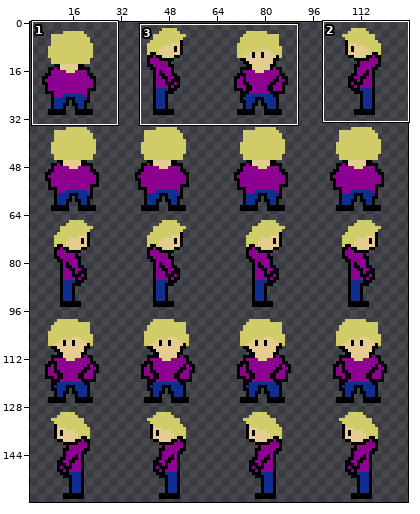
Sprite sheet, stored at res/images/Boy.png. The first picture is a wide view before the edit; the outline marks the close-up.
Close-up. Earlier state:
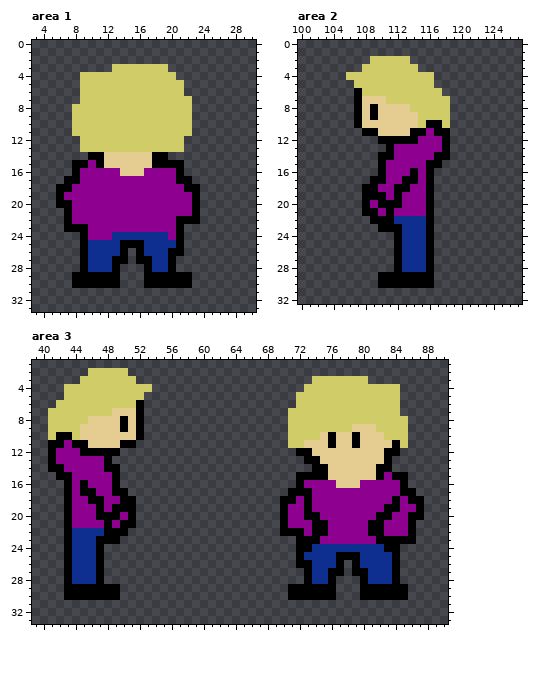
The file is 128x160 pixels. Shown: area 1: x 3..30, y 0..33; area 2: x 100..127, y 0..32; area 3: x 39..90, y 1..33. The wide view leaves out empty margins.
New version:
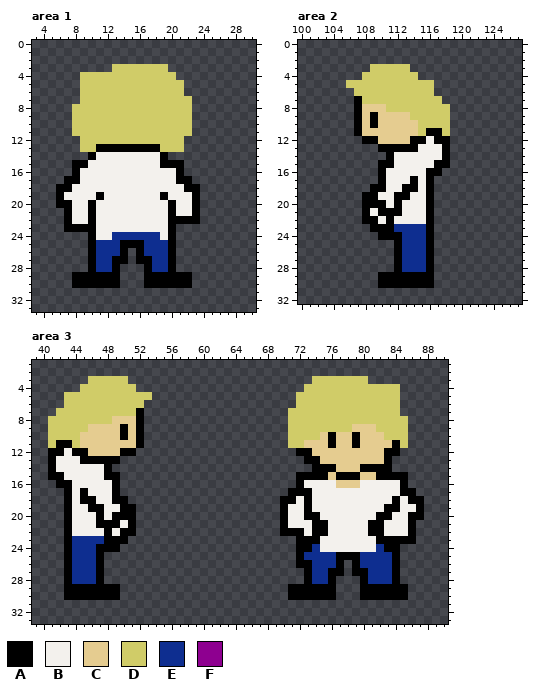
Palette (. is transparent): A #000000  B #f3f1ed  C #e5cc90  D #d0cc68  E #0e2e90  F #8e0090
Difference:
Area 1:
y 13: x 11..18 DDDDDDDD -> AAAAAAAA
y 14: x 11..18 ACCCCCCA -> BBBBBBBB
y 15: x 10..18 FACCCCCCA -> BBBBBBBBB
y 16: x 9..20 FFFFFCCCFFFF -> BBBBBBBBBBBB
y 17: x 9..20 FFFFFFFFFFFF -> BBBBBBBBBBBB
y 18: x 8..21 FFFFFFFFFFFFFF -> BBBBBBBBBBBBBB
y 19: x 7..22 FFFFFFFFFFFFFFFF -> BBBBABBBBBBBABBB
y 20..21: x 8..22 FFFFFFFFFFFFFFF -> BBABBBBBBBBBABB
y 22: x 8..20 FFFFFFFFFFFFF -> BBABBBBBBBBBA
y 23: x 10..21 FFFFFFFFFFFA -> ABBBBBBBBBA.
y 24: x 9..12 AFFF -> .ABB; x 19..21 EFA -> BA.
y 25: x 9..10 AE -> .A; x 20..21 EA -> A.
y 26: x 9..10 AE -> .A; x 21 A -> .
y 27..28: x 9..10 AE -> .A
Area 2:
y 2: x 109..113 DDDDD -> .....
y 3: x 108 D -> .; x 114 D -> .
y 4: x 106..107 DD -> ..; x 115..116 DD -> ..
y 5: x 106 . -> D
y 6: x 107 A -> D; x 117 D -> .
y 7: x 108..110 CCC -> DDD; x 118 D -> .
y 8: x 109 A -> C; x 111..113 CCC -> DDD
y 9: x 114 C -> D
y 10: x 109 C -> A; x 116..117 AA -> DD
y 11: x 107..109 .AA -> ACC; x 114..116 AAF -> CDA; x 118 A -> D
y 12: x 108..113 ..AAAA -> AACCCC; x 115..117 FFF -> ABA
y 13: x 110 . -> A; x 112..117 FFFFFF -> AAABBB
y 14: x 110 A -> .; x 112..117 FFFFFA -> BBBBBB
y 15: x 111..116 FFFFFA -> ABBBBB; x 118 . -> A
y 16: x 111..115 FFFAF -> BBBBB; x 117 . -> A
y 17: x 109 A -> .; x 111..113 FFA -> BBB; x 115 F -> B
y 18: x 108 A -> .; x 110..112 FFA -> ABB; x 114..115 FF -> AB
y 19: x 110..111 AF -> BB; x 113..115 FFF -> ABB
y 20: x 109 F -> A; x 111 A -> B; x 113..115 FFF -> BBB
y 21: x 109..110 AF -> BA; x 112..115 FFFF -> ABBB
y 22: x 108 . -> A; x 110 A -> B; x 112..115 EEEE -> BBBB
y 23: x 109 . -> A; x 112 A -> E
y 24: x 110..111 .. -> AA
Area 3:
y 2: x 46..50 DDDDD -> .....
y 3: x 45 D -> .; x 51 D -> .
y 4: x 43..44 DD -> ..; x 52..53 DD -> ..
y 5: x 53 . -> D
y 6: x 42 D -> .; x 52 A -> D
y 7: x 41 D -> .; x 49..51 CCC -> DDD
y 8: x 46..48 CCC -> DDD; x 50 A -> C
y 9: x 45 C -> D
y 10: x 42..43 AA -> DD; x 50 C -> A
y 11: x 41 A -> D; x 43..45 FAA -> ADC; x 50..52 AA. -> CCA
y 12: x 42..44 FFF -> ABA; x 46..51 AAAA.. -> CCCCAA
y 13: x 42..47 FFFFFF -> BBBAAA; x 49 . -> A
y 14: x 42..47 AFFFFF -> BBBBBB; x 49 A -> .; x 76 C -> A; x 80..81 CC -> AA
y 15: x 41 . -> A; x 43..48 AFFFFF -> BBBBBA; x 77..79 CCC -> AAA; x 83 F -> A
y 16: x 42 . -> A; x 44..48 FAFFF -> BBBBB; x 73..76 FFFF -> BBBB; x 80..84 FFFFF -> BBBBB
y 17: x 44 F -> B; x 46..48 AFF -> BBB; x 50 A -> .; x 74..84 FFFFFFFFFFF -> BBBBBBBBBBB
y 18: x 44..45 FF -> BA; x 47..49 AFF -> BBA; x 51 A -> .; x 72 F -> B; x 74..83 FFFFFFFFFF -> BBBBBBBBBB; x 85 F -> B
y 19: x 44..46 FFF -> BBA; x 48..49 FA -> BB; x 71..72 FF -> BB; x 74..82 FFFFFFFFF -> BBBBBBBBB; x 85..86 FF -> BB
y 20: x 44..46 FFF -> BBB; x 48 A -> B; x 50 F -> A; x 71..72 FF -> BB; x 75..81 FFFFFFF -> BBBBBBB; x 84..85 FF -> BB
y 21: x 44..47 FFFF -> BBBA; x 49..50 FA -> AB; x 71..73 FFF -> BBB; x 76..80 FFFFF -> BBBBB; x 83..85 FFF -> BBB
y 22: x 44..47 EEEE -> BBBB; x 49 A -> B; x 51 . -> A; x 73 F -> B; x 76..80 FFFFF -> BBBBB; x 83..85 FFF -> BBB
y 23: x 47 A -> E; x 50 . -> A; x 75..81 FFFFFFF -> BBBBBBB
y 24: x 48..49 .. -> AA; x 75..81 EEEEEEE -> BBBBBBB
Changed places in both close-ups, as pixel boxes (x1, y1, x2, y2):
changed: (64, 144, 192, 272)
changed: (346, 56, 450, 240)
changed: (48, 368, 152, 552)
changed: (288, 464, 416, 552)
